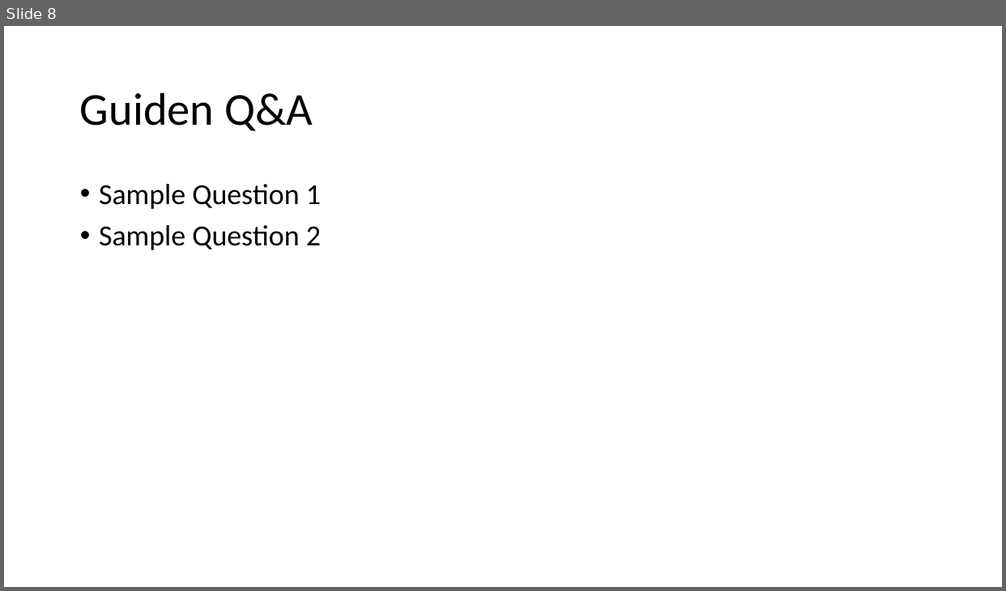
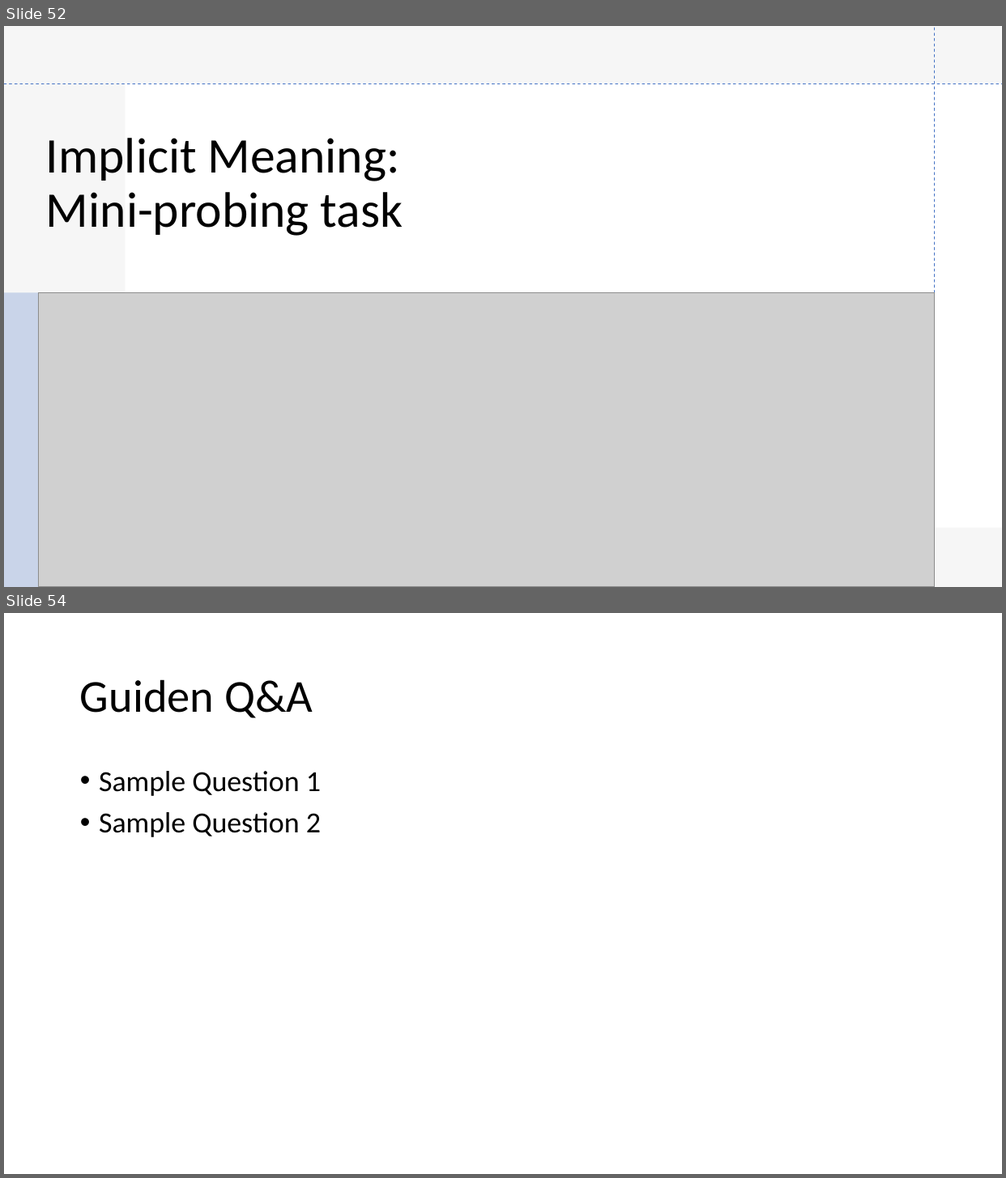
Before and after one commit to spacemanidol/AnalyzingNeuralLanguageModelsGroup1, a slide deck: PaperPresentation02202020.pptx. Shown one above the other, each under a label of ours: slide 8 before the commit, slides 52 and 54 after it; the slides between them are not shown. The pictures are 1006x591 and 1006x1178 pixels, drawn with LibreOffice and Linux fonts; fonts in the diff are those of the drawing; grey boxes stand for pictures. Boxes give left, top, right and bottom in pixels: in the first picture for what was removed or moved away, otherwise in the second. Text is boxed around its words. In the diff, an @@ line names an element or a change of style, - is before the commit and + after.

Commit message:
Update PaperPresentation02202020.pptx
Added Most of the slides for the Pain in the Neck paper. Still need to add the content in for the task descriptions and some results and analysis

```diff
--- a/PaperPresentation02202020.pptx
+++ b/PaperPresentation02202020.pptx
@@ slide 52 added at bbox=[4, 26, 1002, 587], background #FFFFFF @@
@@ rectangle added at bbox=[4, 26, 1002, 587], fill #E7E6E6 at 35% opacity @@
@@ line added from (935, 587) to (935, 27), #4472C4 0.75 pt dashed @@
@@ line added from (4, 84) to (1002, 84), #4472C4 0.75 pt dashed @@
@@ rectangle added at bbox=[126, 84, 1002, 528], fill #FFFFFF @@
@@ title added at bbox=[46, 138, 403, 236], 48 pt, text #000000 @@
+Implicit Meaning: Mini-probing task
@@ rectangle added at bbox=[4, 292, 42, 587], fill #4472C4 at 25% opacity @@
@@ picture added at bbox=[39, 292, 935, 587] @@
@@ what was slide 8 is now slide 54 @@
```
Also in this commit, not shown: 1 slide changed, 45 other slides added.
